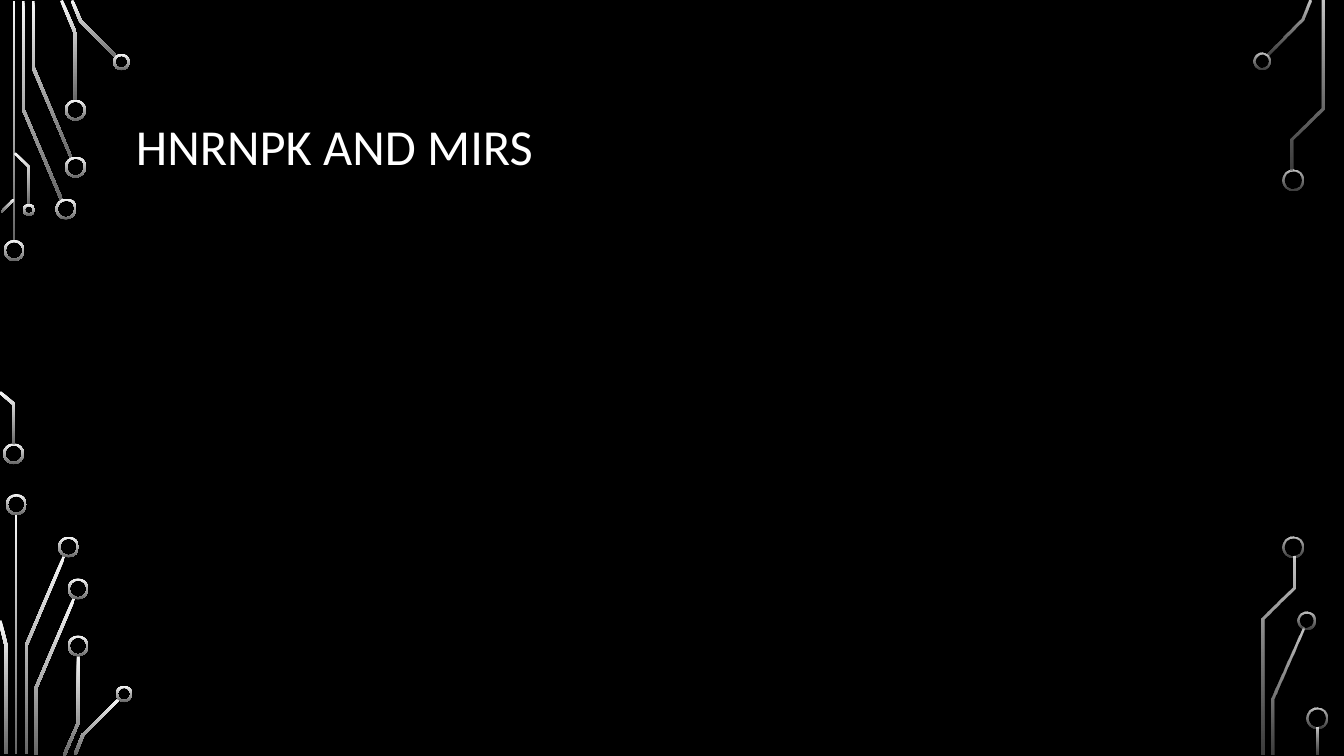
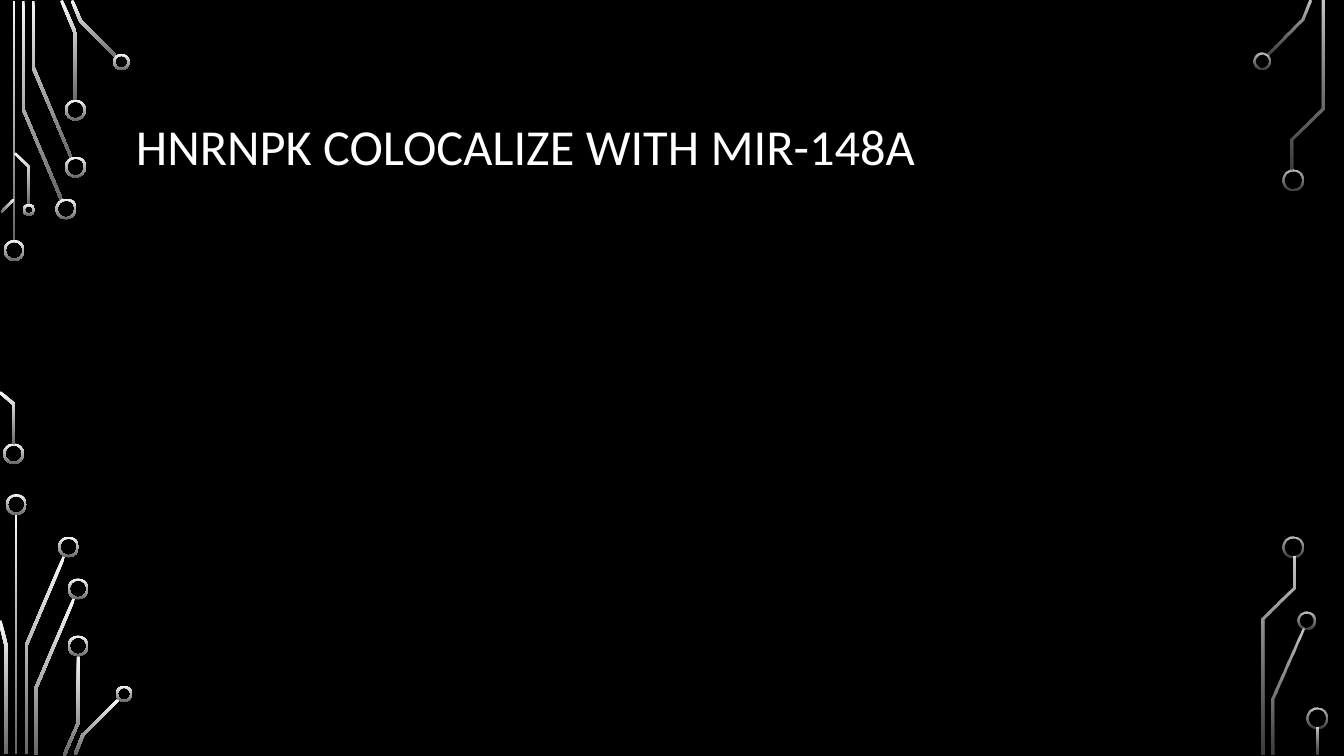
Before and after one commit to HarleyRobinson/Honours2, a slide deck: slide 9 of BackgroundInfo/MeetingSept.pptx. Drawn at 1344x756 pixels with LibreOffice and Linux fonts; fonts in the diff are those of the drawing; background and template pictures are left out. Boxes give left, top, right and bottom in pixels: in the first picture for what was removed or moved away, otherwise in the second. Text is boxed around its words. In the diff, an @@ line names an element or a change of style, - is before the commit and + after.

```diff
--- a/BackgroundInfo/MeetingSept.pptx
+++ b/BackgroundInfo/MeetingSept.pptx
@@ title at (136, 130, 915, 166): text changed @@
-HNRNPK AND MIRS
+HNRNPK COLOCALIZE WITH MIR-148A
```
Also in this commit, not shown: 8 other slides changed, 1 slide added, 1 slide removed, 22 other files.
